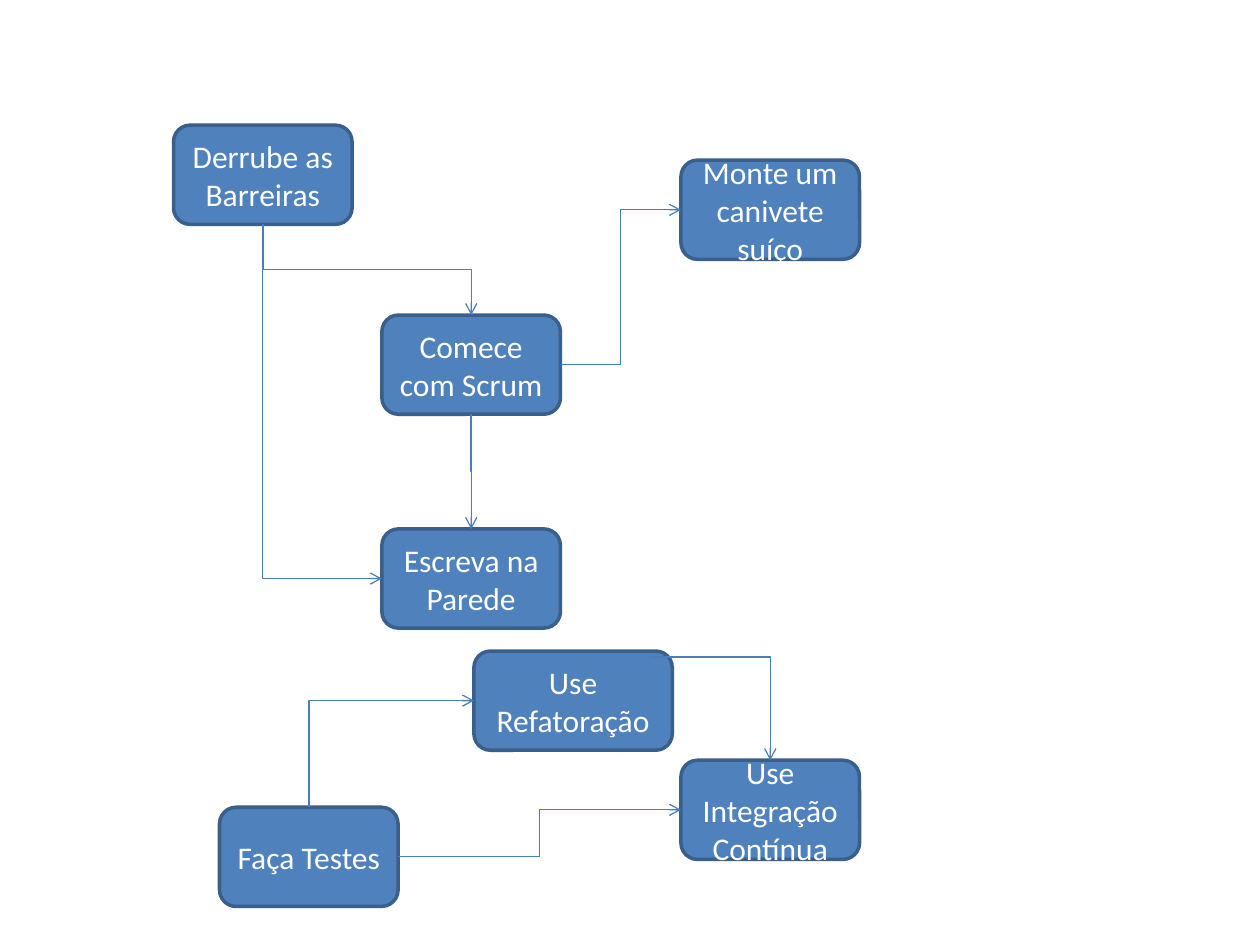
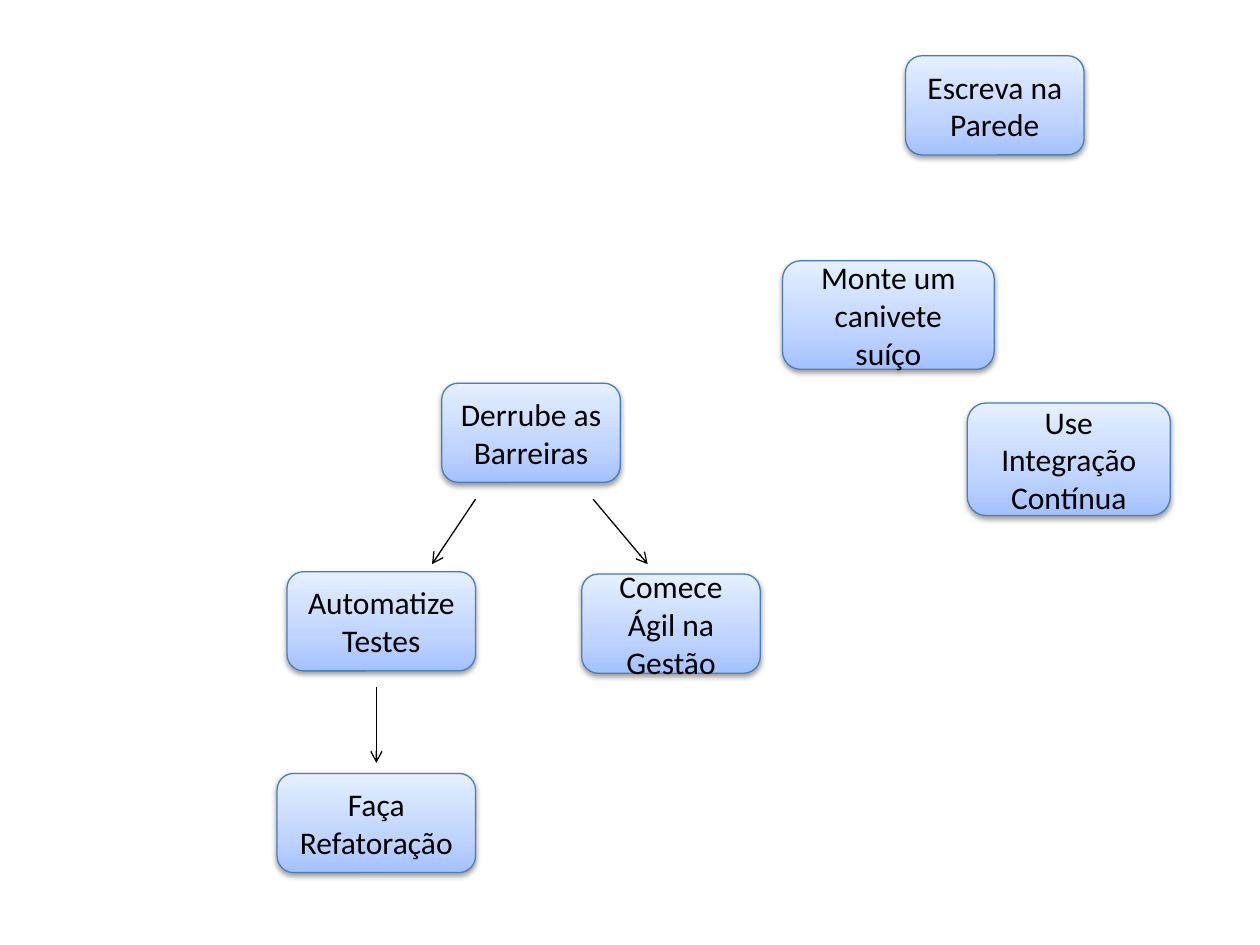
Before and after one commit to SuelenGC/Monografia-ITA, a slide deck: slide 1 of LinguagemDePadroes.pptx. Drawn at 1260x945 pixels with LibreOffice and Linux fonts; fonts in the diff are those of the drawing. Boxes give left, top, right and bottom in pixels: in the first picture for what was removed or moved away, otherwise in the second. Text is boxed around its words. In the diff, an @@ line names an element or a change of style, - is before the commit and + after.

```diff
--- a/LinguagemDePadroes.pptx
+++ b/LinguagemDePadroes.pptx
@@ rounded rectangle "Escreva na Parede": place and size @@
-rounded rectangle "Escreva na Parede" at (382, 529, 561, 629)
+rounded rectangle "Escreva na Parede" at (906, 55, 1085, 155)
@@ elbow arrow removed from (263, 224) to (471, 315) @@
@@ elbow arrow removed from (263, 224) to (382, 578) @@
@@ elbow arrow removed from (561, 364) to (680, 210) @@
@@ rounded rectangle "Monte um canivete suíço": place and size @@
-rounded rectangle "Monte um canivete suíço" at (680, 160, 859, 260)
+rounded rectangle "Monte um canivete suíço" at (782, 261, 994, 369)
@@ rounded rectangle removed at (382, 315, 561, 415) @@
-Comece com Scrum
@@ rounded rectangle "Derrube as Barreiras": place and size @@
-rounded rectangle "Derrube as Barreiras" at (174, 125, 353, 224)
+rounded rectangle "Derrube as Barreiras" at (442, 383, 621, 483)
@@ elbow arrow removed from (471, 415) to (471, 529) @@
@@ text colour #FFFFFF to #000000; fill #4F81BD to gradient #A4C4FF to #BFD4FF to #E6EEFF; outline #3A5F8C 2 pt to #4B7EBC 0.75 pt; shadow on in 4 elements at (782, 261, 994, 369), (442, 383, 621, 483), (906, 55, 1085, 155), (968, 403, 1171, 515) @@
@@ rounded rectangle "Use Integração Contínua": place and size @@
-rounded rectangle "Use Integração Contínua" at (680, 760, 859, 859)
+rounded rectangle "Use Integração Contínua" at (968, 403, 1171, 515)
@@ arrow added from (475, 499) to (432, 564), #000000 0.75 pt @@
@@ arrow added from (593, 499) to (648, 564), #000000 0.75 pt @@
@@ rounded rectangle added at (287, 572, 476, 672), fill gradient #A4C4FF to #BFD4FF to #E6EEFF, outline #4B7EBC 0.75 pt, 18 pt, text #000000 @@
+Automatize Testes
@@ rounded rectangle added at (582, 575, 761, 674), fill gradient #A4C4FF to #BFD4FF to #E6EEFF, outline #4B7EBC 0.75 pt, 18 pt, text #000000 @@
+Comece Ágil na Gestão
@@ rounded rectangle removed at (474, 651, 672, 751) @@
-Use Refatoração
@@ elbow arrow removed from (650, 658) to (770, 760) @@
@@ arrow added from (377, 687) to (377, 762), #000000 0.75 pt @@
@@ elbow arrow removed from (309, 808) to (474, 701) @@
@@ rounded rectangle "Faça Refatoração": place and size @@
-rounded rectangle "Faça Refatoração" at (219, 808, 398, 907)
+rounded rectangle "Faça Refatoração" at (277, 774, 475, 873)
@@ rounded rectangle "Faça Refatoração" at (277, 774, 475, 873): fill #4F81BD to gradient #A4C4FF to #BFD4FF to #E6EEFF; outline #3A5F8C 2 pt to #4B7EBC 0.75 pt; shadow on @@
@@ text in rounded rectangle at (300, 795, 453, 860): text changed; text colour #FFFFFF to #000000 @@
-Faça Testes
+Faça Refatoração
@@ elbow arrow removed from (398, 857) to (680, 810) @@
```
Also in this commit, not shown: 2 slides added.
